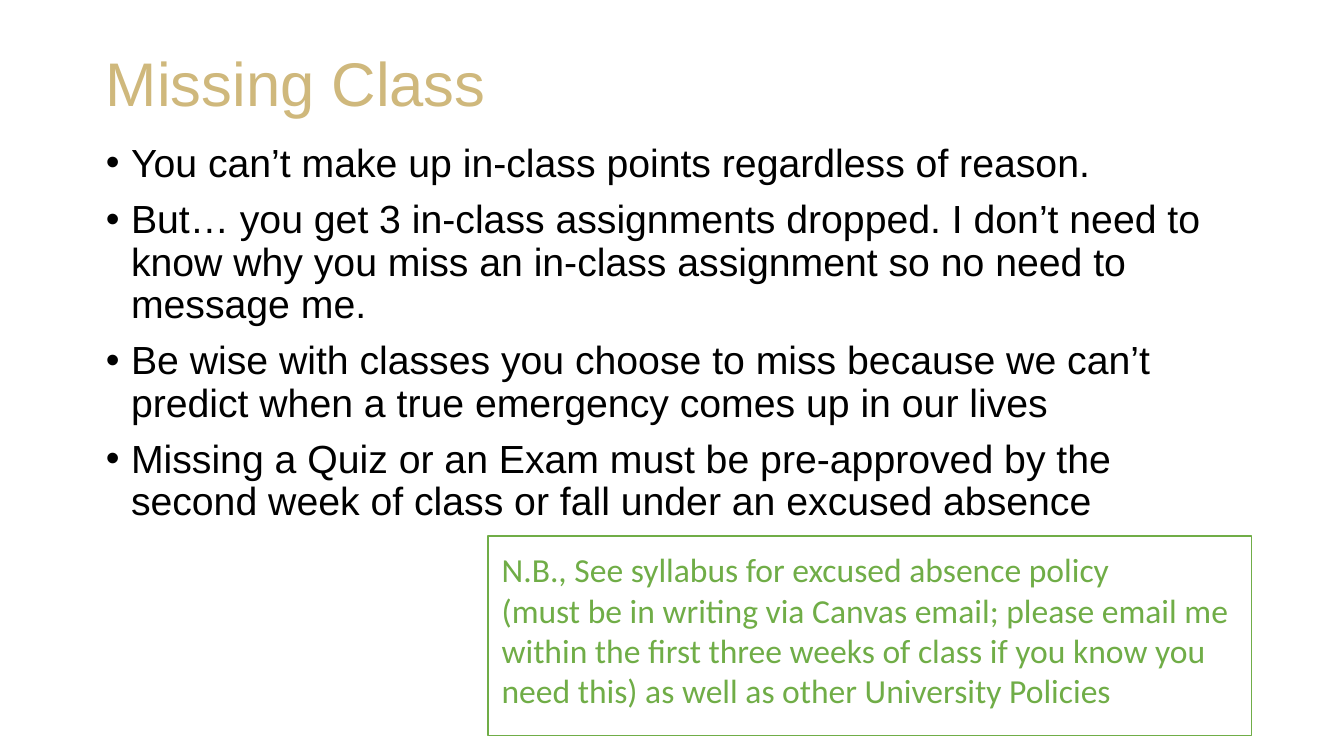
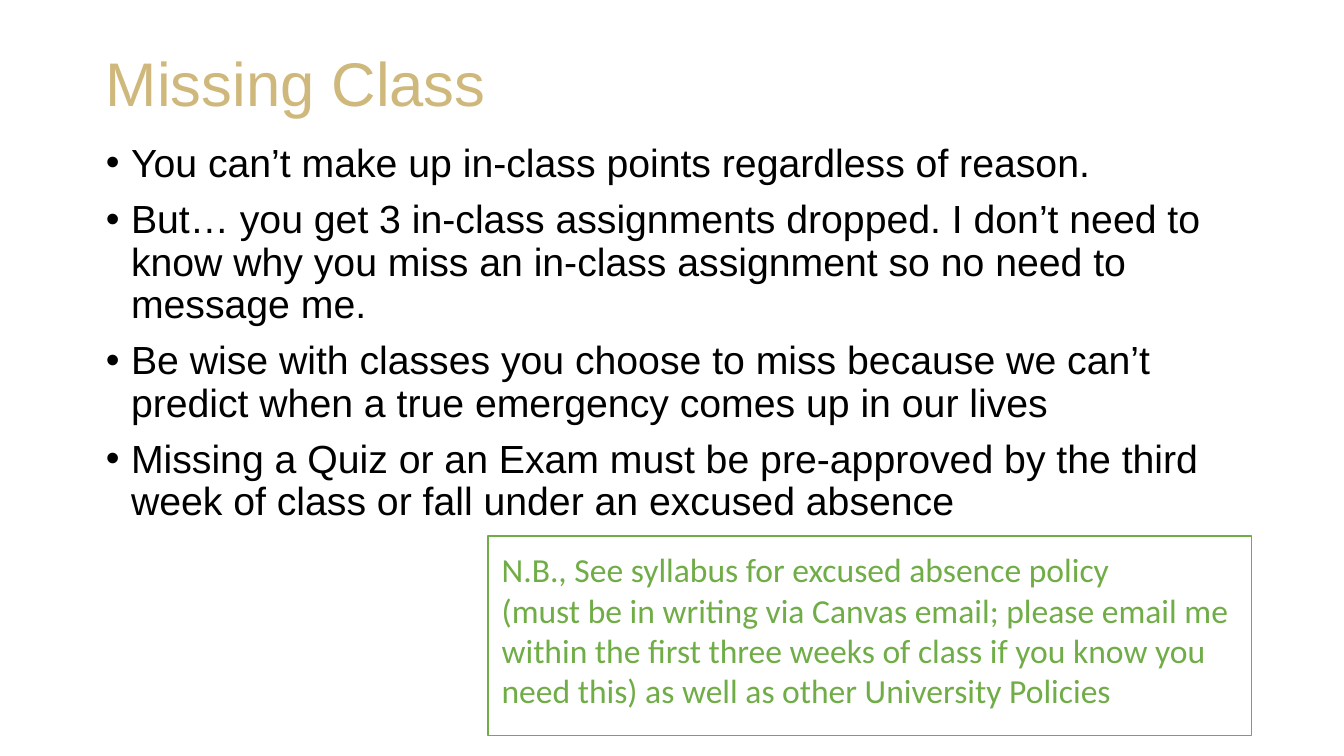
Before and after one commit to staylorx/cu-leeds-baim3220, a slide deck: slide 11 of Week 1/BAIM 3220_ Introductions and Course Expectations.pptx. Drawn at 1344x756 pixels with LibreOffice and Linux fonts; fonts in the diff are those of the drawing; background and template pictures are left out. Boxes give left, top, right and bottom in pixels: in the first picture for what was removed or moved away, otherwise in the second. Text is boxed around its words. In the diff, an @@ line names an element or a change of style, - is before the commit and + after.

Commit message:
Update the slides for week 1

```diff
--- a/Week 1/BAIM 3220_ Introductions and Course Expectations.pptx
+++ b/Week 1/BAIM 3220_ Introductions and Course Expectations.pptx
@@ text at [131, 444, 1198, 516]: text changed @@
-• Missing a Quiz or an Exam must be pre-approved by the second week of class or fall under an excused absence
+• Missing a Quiz or an Exam must be pre-approved by the third week of class or fall under an excused absence
```
Also in this commit, not shown: 6 other slides changed, 1 other file.
